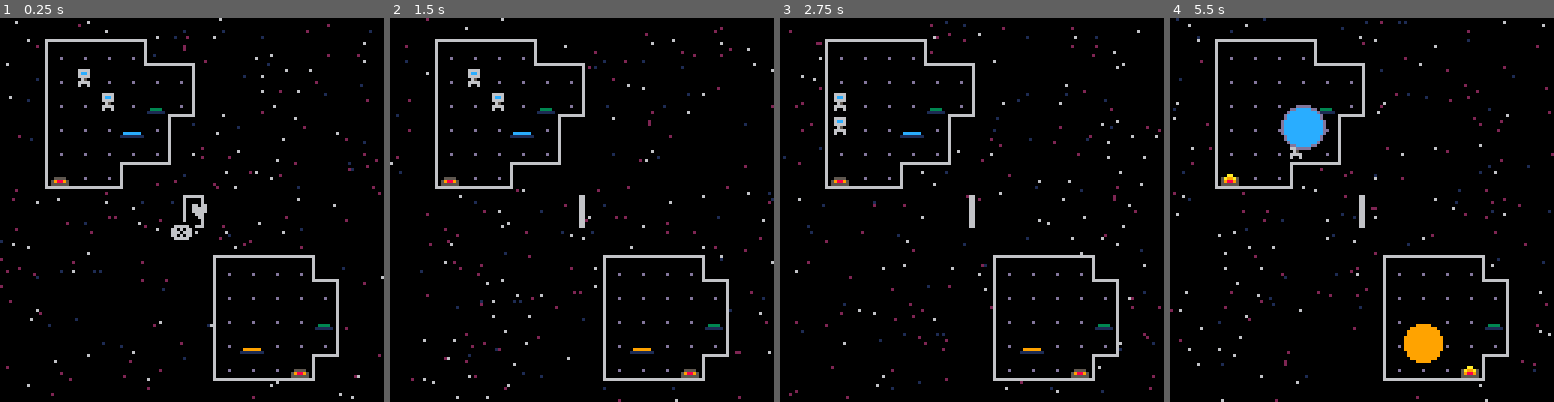
Above: before the commit, frames 1-4 (left to right).
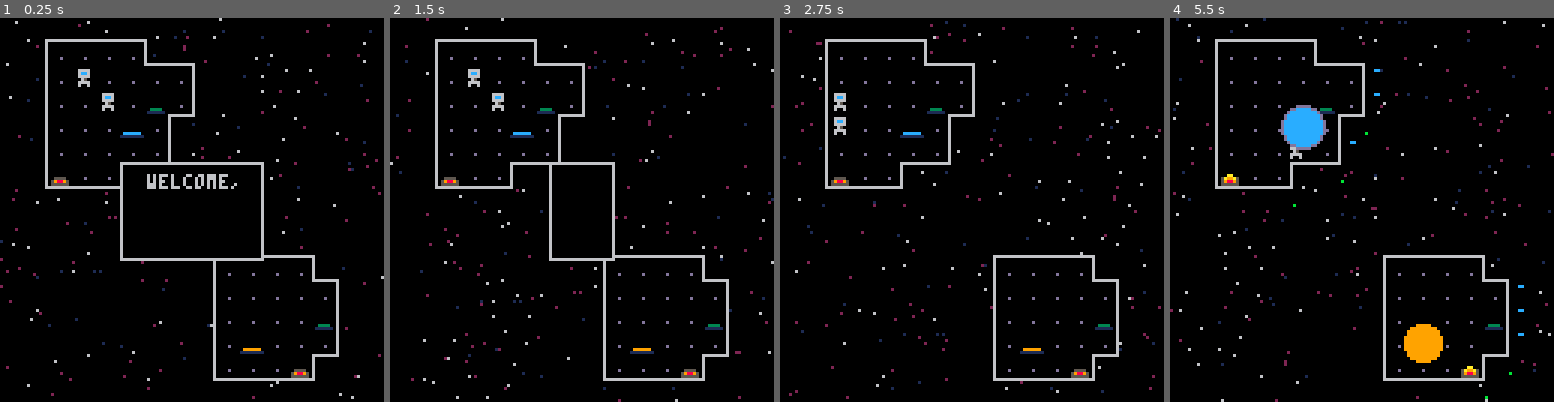
Above: after the commit, the same moments.

Repository: camerondugan/Pico8-Cartridges
Game: PICO-8 cartridge mygames/space.p8
The game is run twice, just before and just after one commit, with the same random seed, the same clock (stepped at 60 frames per second) and the same inputs.
Inputs:
- Up to frame 1 (0.25 s): no input
- Up to frame 2 (1.5 s): tap X (X key) at 1.07 s
- Up to frame 3 (2.75 s): hold Left 1.97-2.37 s; tap X (X key) at 2.07, 2.4, 2.73 s; hold Down from 2.42 s (still down)
- Up to frame 4 (5.5 s): release Down at 2.82 s; hold Right 2.87-3.53 s; tap X (X key) every 0.33 s from 3.07 to 5.4 s; hold Up 3.58-4.08 s; hold Right 4.13-4.53 s; hold Down 4.58-5.08 s; hold Left from 5.13 s (still down)

The runs differ from the first frame. In frame 1, 1.9% of the frame differs, in the area x 31-69%, y 37-64%; in frame 2, 0.8%; in frame 3, 0.1%; in frame 4, 0.2%.

Commit message:
many bug fixes, including corruption queue fix

Diff:
--- a/mygames/space.p8
+++ b/mygames/space.p8
@@ -53,13 +53,14 @@
 		d_tiles()
 		portal_fx(pp1.x,pp1.y,pc(0),p)
 		portal_fx(pp2.x,pp2.y,pc(1),p)
-		d_click_txt()
-	end
-	if(jp) then
-		click_txt({"♥"})
+	end
+	if(not playing and jp) then
+		reload()
+		click_txt({"restart?","press control and r","at the same time"},false)
 	end
 	d_click_txt()
-	jp = (playing)
+	jp = playing
+	corrupt()
 	if (debug) then
 		for i in all(d) do
 			print(i,8)
@@ -209,7 +210,6 @@
 			hide_player=false
 		else
 			should_pfx=false
-			q_corrupt(100)
 		end
 	end
 end
@@ -296,7 +296,7 @@
 	p.y=pos.y
 	if (pos.moved)then
 		portal_activated=true
-		corrupt(0)
+		q_corrupt(25)
 		take_dmg(p,1)
 	end
 end
@@ -422,28 +422,32 @@
 -->8
 --utils
 clicked=false
-cbox=true --click box
 dbox=false --should draw
 box_collapse=false --should bc
 box_w=nil
 box_h=nil
 box_x=nil
 box_y=nil
+
+box_i=true --interactive
 box_c1=0 --black
 box_c2=6 --grey
 box_txt={}
 
 --enable click through text
-function click_txt(txt,x,y)
+function click_txt(txt,i,x,y)
 	box_txt=txt
-	box_w=4*l(txt)+2
-	box_h=10*#txt
+	box_w=4*l(txt)+4
+	box_h=10*#txt+2
 	--default center
 	if (x==nil) x=64-box_w/2
 	if (y==nil) y=64-box_h/2
 	box_x=x
 	box_y=y
+	if (i==nil) i=true
+	box_i=i
 	dbox=true
+	box_collapse=false
 end
 
 --draw click through text
@@ -454,11 +458,11 @@
 end
 
 cur_box_w=0
-function animated_d_box(tbl)
+function animated_d_box(tbl,i)
 	if (dbox) then
 		draw_box(tbl,cur_box_w,box_h)
 	end
-	local spd=l(tbl)/6.6
+	local spd=2+l(tbl)/20
 	if (not box_collapse) then
 		if (cur_box_w<box_w) cur_box_w+=spd
 		--potentially unneccesary
@@ -472,7 +476,7 @@
 	end
 end
 
-function draw_box(tbl,w,h)
+function draw_box(tbl,w,h,i)
 	local bo=box_w/2-w/2
 	rectfill(
 		box_x+bo,
@@ -492,11 +496,11 @@
 	for txt in all(tbl) do
 		local txt_w=#txt*4
 		if (txt_w+2<=w) then
-			print(txt,bo+box_x+w/2-txt_w/2+1,box_y+o)
+			print(txt,bo+box_x+w/2-txt_w/2+1,box_y+o+1)
 		end
 		o+=10
 	end
-	if (cbox and box_w<=w) then
+	if (box_i and box_w<=w) then
 		local iconx, icony= bo+box_x+w-10,box_y+h
 		rectfill(iconx-1,icony-1,iconx+7,icony+5,0)
 		print("❎",iconx,icony,6)
@@ -515,23 +519,15 @@
 
 --corruption
 corrupts=0
-n_c=1
-tic=0
+n_c=2 --corrupt speed
 
 function corrupt()
-	tic+=1
-	if (tic!=3) then
-		return
-	else
-		tic=0
-	end
 	if (corrupts<=0) then
 		corrupts=0
 		return
 	end
 	corrupt_n(min(n_c,corrupts))
 	corrupts-=n_c
-	if (n_c<60)	n_c*=2
 end
 
 function q_corrupt(x)
